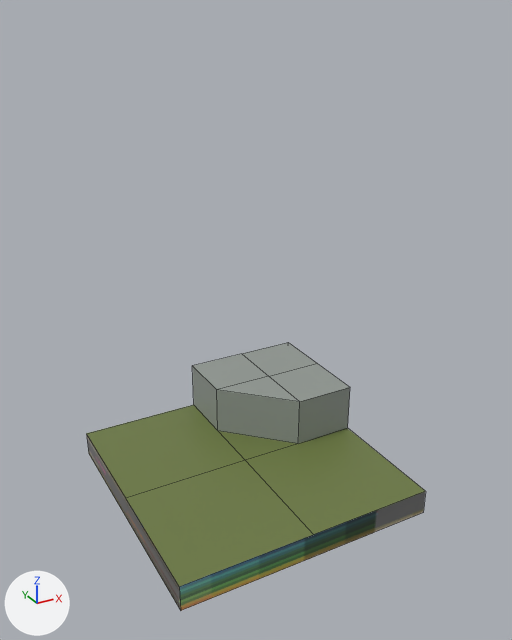
Two versions of the FBX model Assets/Data/Blender/castleCorner.fbx, one commit apart.
Before and after are seen from a camera (50 mm lens) standing at (-0.805, -1.304, 0.829) and looking at (-0.243, -0.281, 0.318). Every picture has the same lights, and +X, +Y and +Z are marked at lower left. Mesh edges are drawn as thin lines. Where no turn or scale is listed for an object, it has been applied to the vertices.

In view in the first picture: 'castleCorner'.
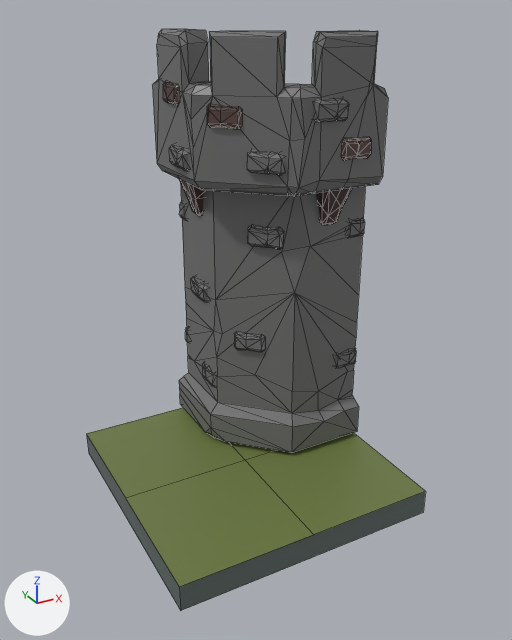
What differs and where, as boxes (x1, y1, x2, y2) in the pictures (512 x 640 px):
'castleCorner', reshaped (116% taller)
    before: (86, 342, 426, 611)
    after: (86, 29, 426, 611)
part 1 of me_cube_002, added
    after: (153, 29, 388, 452)
part 2 of me_cube_002, surface changed
    before: (87, 342, 424, 611)
    after: (87, 435, 424, 611)

Diff of the bpy script that builds the scene:
```diff
--- a/Assets/Data/Blender/castleCorner.fbx.py
+++ b/Assets/Data/Blender/castleCorner.fbx.py
@@ me_cube_002 @@
 # used by ob_castlecorner; location = (0.0, 0.0, 0.0)
-me_cube_002.from_pydata(...)  # 25 vertices, 20 faces; spans x -0.5..0.0, y -0.5..0.0, z -0.05..0.1
+me_cube_002.from_pydata(...)  # 658 vertices, 919 faces; spans x -0.5..0.0, y -0.5..0.0, z -0.05..0.795
+# me_cube_002 part 1: 633 vertices added at x -0.318..0.0, y -0.318..0.0, z 0.0..0.795
+# me_cube_002 part 2: 17 kept faces spanning x -0.5..0.0, y -0.5..0.0, z -0.05..0.1 get new texture (UV) coordinates
 me_cube_002.materials.append(mat_castlematerial)
```
